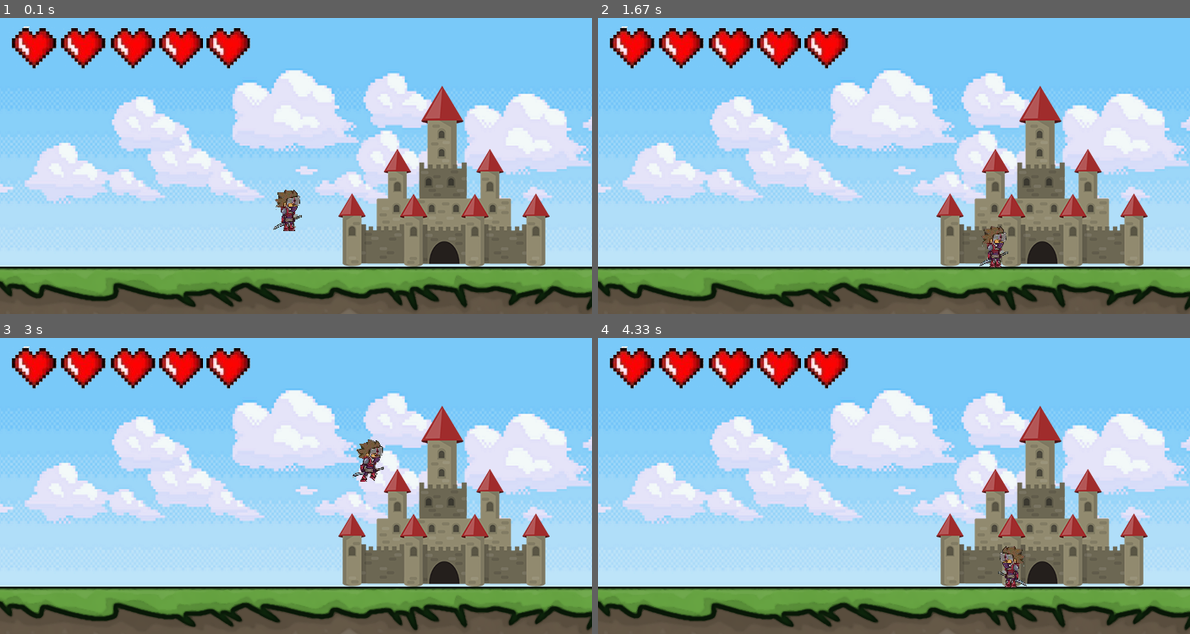
Above: before the commit, frames 1-4 (two rows, left to right).
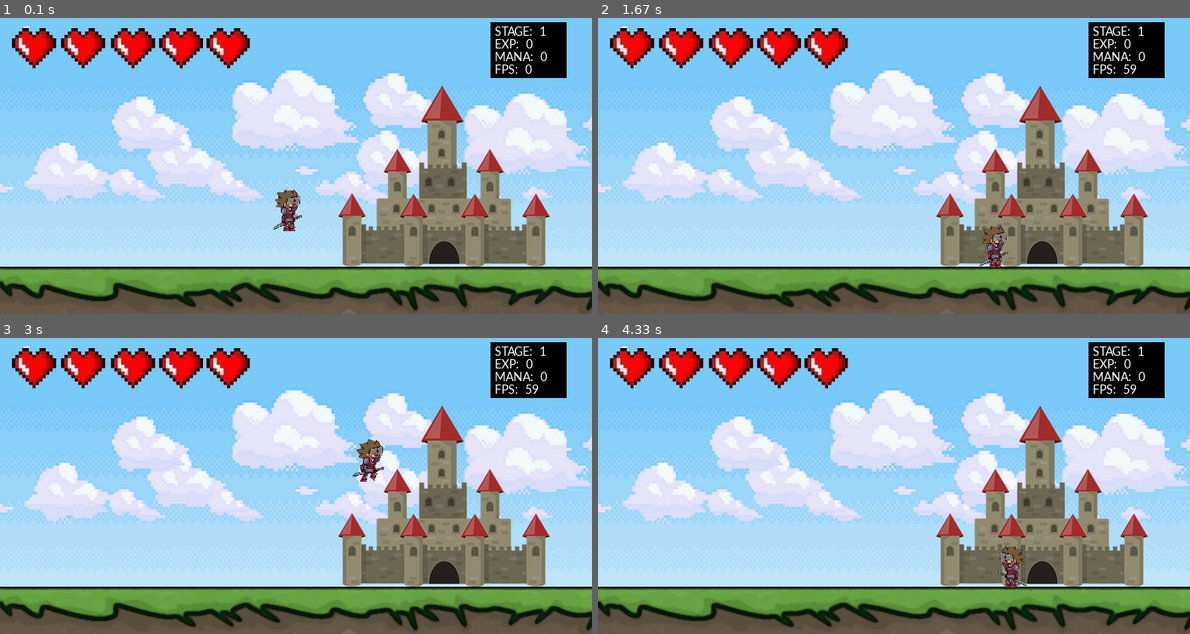
Above: after the commit, the same moments.

Repository: Hodge-Git/desktop-tutorial
Game: pygame game, started from RPG.py
Two runs of this game, one before a commit and one after it. Both use one fixed random seed, a clock stepped at 60 frames per second and the inputs below.
Inputs:
- Up to frame 1 (0.1 s): no input
- Up to frame 2 (1.67 s): hold D 0.33-0.8 s; hold D 0.83-1.3 s; tap Space at 0.9, 1.2, 1.4 s; hold A from 1.33 s (still down)
- Up to frame 3 (3 s): tap Space at 1.7, 1.97, 2.27, 2.4, 2.7 s; release A at 1.87 s; hold A 1.9-2.3 s; hold D 2.33-2.97 s
- Up to frame 4 (4.33 s): hold A 3-3.47 s; tap Space at 3.07, 3.37, 3.57, 3.87, 4.07 s; hold D 3.5-3.97 s; hold D from 4 s (still down)

The runs differ from the first frame. In frame 1, 2.4% of the frame differs, in the area x 82-96%, y 1-21%; in frame 2, 2.4%; in frame 3, 2.4%; in frame 4, 2.4%.

Commit message:
Update RPG.py

Diff:
--- a/RPG.py
+++ b/RPG.py
@@ -162,6 +162,9 @@
         self.cooldown = False
         self.attack_frame = 0
         self.health = 5
+        self.experience = 0
+        self.mana = 0
+
         #self.immune = False
         self.last_collide_time = pygame.time.get_ticks()
 
@@ -306,6 +309,24 @@
     def render(self):
         displaysurface.blit(self.image, (10,10))
 
+class StatusBar(pygame.sprite.Sprite):
+    def __init__(self):
+        super().__init__()
+        self.surf = pygame.Surface((90,66))
+        self.rect = self.surf.get_rect(center = (500,10))
+
+    def update_draw(self):
+        #Create the text to be displayed
+        text1 = smallerfont.render("STAGE:  " + str(handler.stage), True, color_white)
+        text2 = smallerfont.render("EXP:  " + str(player.experience), True, color_white)
+        text3 = smallerfont.render("MANA:  " + str(player.mana), True, color_white)
+        text4 = smallerfont.render("FPS:  " + str(int(FPS_CLOCK.get_fps())), True, color_white)
+
+        #Draw the text to the satus bar
+        displaysurface.blit(text1, (585, 7))
+        displaysurface.blit(text2, (585, 22))
+        displaysurface.blit(text3, (585, 37))
+        displaysurface.blit(text4, (585, 52))
 
 class Enemy(pygame.sprite.Sprite):
     def __init__(self):
@@ -316,6 +337,8 @@
         self.vel = vec(0,0)
         self.direction = random.randint(0,1) #0 for Right, 1 for Left
         self.vel.x = random.randint(2,6) / 2 #Randomized velocity of the generated enmy
+        self.mana = random.randint(1,3) #Randomised mana amount obtained upon kill
+
         #Sets the initial position of the enemy
         if self.direction == 0:
             self.pos.x = 100
@@ -346,6 +369,8 @@
 
         #Activates upon either of the two expressions being true
         if hits and player.attacking == True:
+            if player.mana < 100: player.mana += self.mana #Release mana
+            player.experience += 1 #Release experiance
             self.kill()
             print("Enemy killed")
 
@@ -377,6 +402,7 @@
 ground_group.add(ground)
 health = HealthBar()
 stage_display = StageDisplay()
+status_bar = StatusBar()
 
 #Main game loop
 while True:
@@ -444,5 +470,8 @@
     if stage_display.display == True:
         stage_display.move_display()
 
+    displaysurface.blit(status_bar.surf,(580, 5))
+    status_bar.update_draw()
+
     pygame.display.update()
     FPS_CLOCK.tick(FPS)
